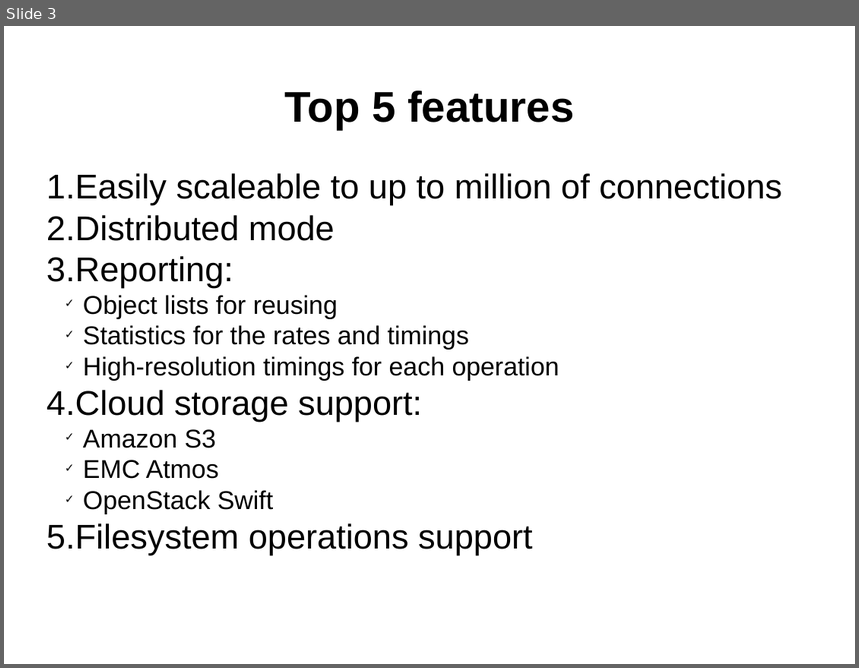
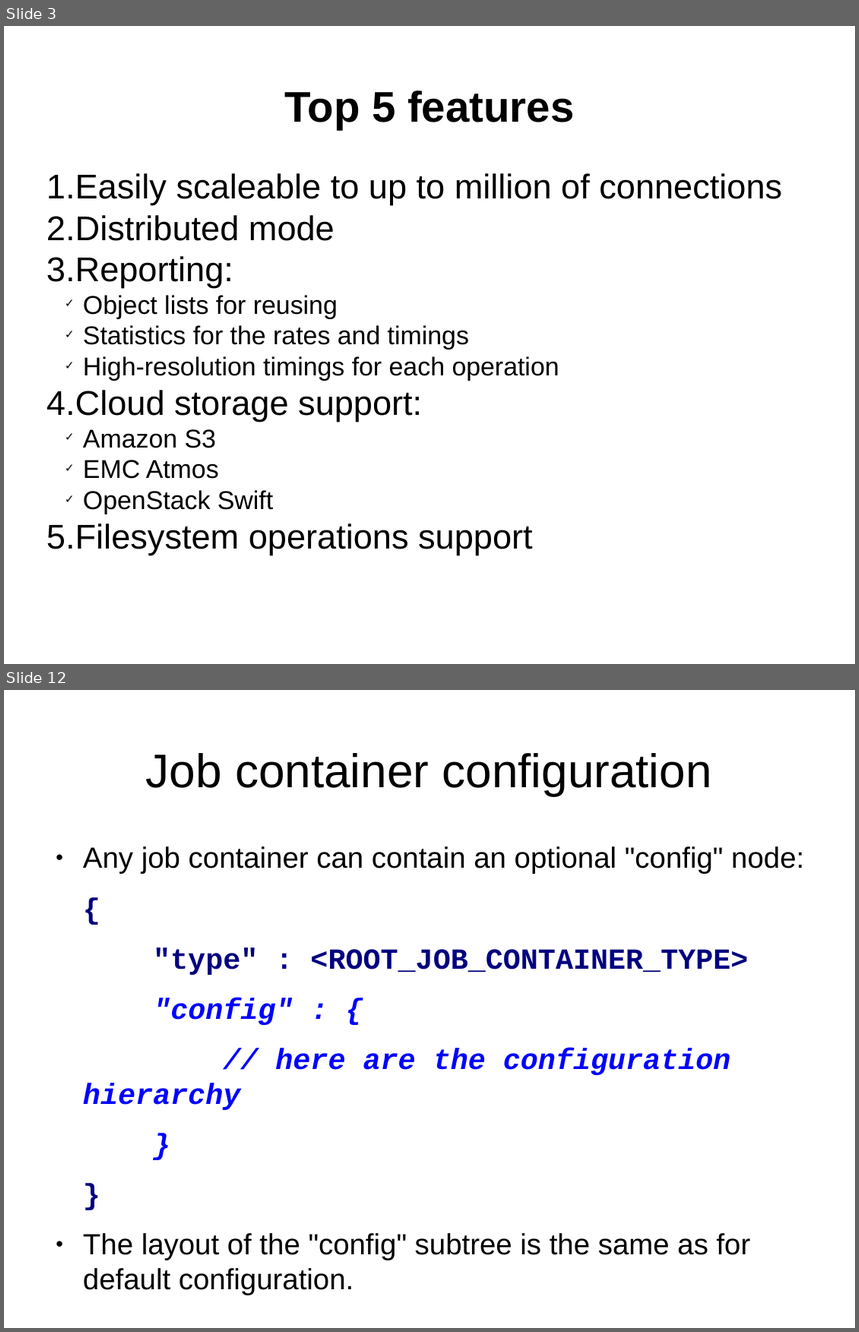
Before and after one commit to emc-mongoose/mongoose, a slide deck: doc/mongoosev2.odp. Shown one above the other, each under a label of ours: slide 3 before the commit, slides 3 and 12 after it; the slides between them are not shown. The pictures are 859x668 and 859x1332 pixels, drawn with LibreOffice and Linux fonts; fonts in the diff are those of the drawing. Boxes give left, top, right and bottom in pixels: in the first picture for what was removed or moved away, otherwise in the second. Text is boxed around its words. In the diff, an @@ line names an element or a change of style, - is before the commit and + after.

```diff
--- a/doc/mongoosev2.odp
+++ b/doc/mongoosev2.odp
@@ slide 12 added at (x1=4, y1=690, x2=855, y2=1328), background #FFFFFF @@
@@ title added at (x1=146, y1=753, x2=712, y2=796), 44 pt, text #000000 @@
+Job container configuration
@@ text added at (x1=83, y1=847, x2=804, y2=1296), 27.2 pt, text #000000 @@
+● Any job container can contain an optional "config" node:
+{
+"type" : <ROOT_JOB_CONTAINER_TYPE>
+"config" : {
+// here are the configuration hierarchy
+}
+}
+● The layout of the "config" subtree is the same as for default configuration.
```
Also in this commit, not shown: 3 slides changed, 14 other slides added, 1 slide removed.
